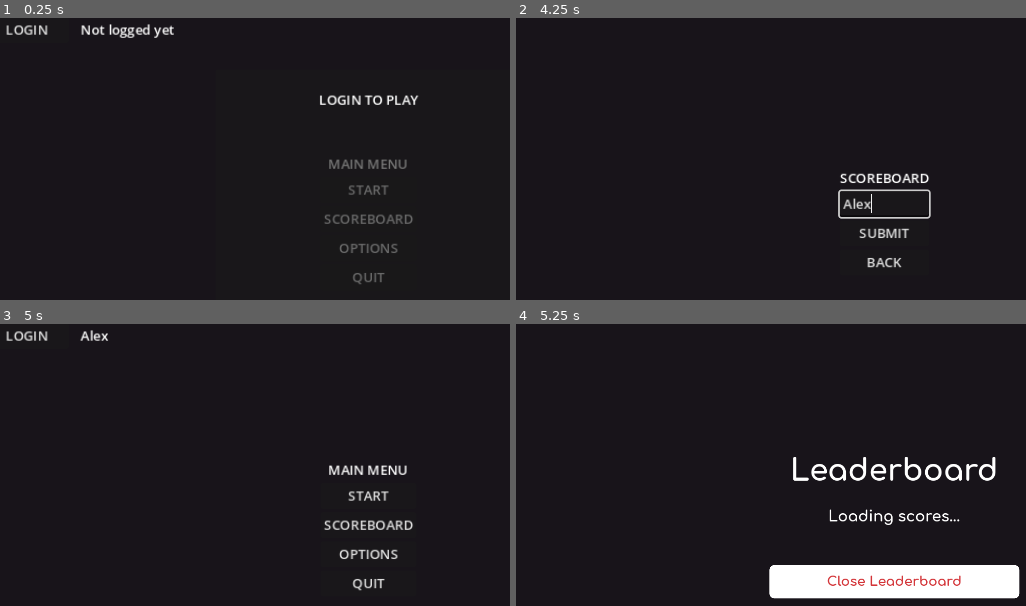
Above: before the commit, frames 1-4 (two rows, left to right).
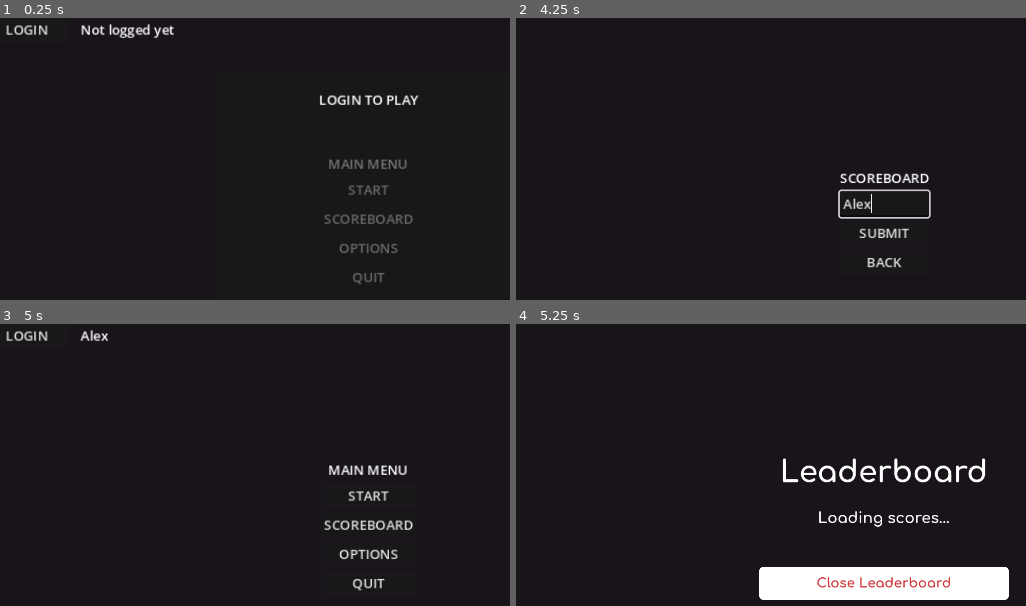
Above: after the commit, the same moments.

Repository: GabrielAlvarez-IESn1/TFG_Godot
Game: Godot game, scene res://Scenes/MainMenu.tscn
The game is run twice, just before and just after one commit, with the same random seed, the same clock (stepped at 60 frames per second) and the same inputs. The engine's default icon, where the game draws it, is replaced by a stand-in: a white triangle on a blue panel in a dark square.
Inputs (mouse positions are in pixels of both pictures, inside the frame that each line leads up to):
- Up to frame 1 (0.25 s): no input
- Up to frame 2 (4.25 s): click "START" at 0.5 s; click "START" at 1.25 s; click "SCOREBOARD" at 2 s; click "LOGIN" at 2.75 s; click (883, 204) at 3.52 s; type "Alex" at 3.6 s
- Up to frame 3 (5 s): click "SUBMIT" at 4.25 s
- Up to frame 4 (5.25 s): click "SCOREBOARD" at 5 s

Frames 1-3 are identical in both runs. In frame 4, 4.2% of the frame differs, in the area x 47-99%, y 47-98%.

Commit message:
ALL sound system added

Diff:
--- a/Menus/WinMenu.tscn
+++ b/Menus/WinMenu.tscn
@@ -21,11 +21,16 @@
 grow_vertical = 2
 
 [node name="VBoxContainer" type="VBoxContainer" parent="."]
-layout_mode = 2
-offset_left = 424.0
-offset_top = 206.0
-offset_right = 536.0
-offset_bottom = 334.0
+layout_mode = 1
+anchors_preset = 8
+anchor_left = 0.5
+anchor_top = 0.5
+anchor_right = 0.5
+anchor_bottom = 0.5
+offset_left = -57.5
+offset_top = -87.0
+offset_right = 57.5
+offset_bottom = 87.0
 grow_horizontal = 2
 grow_vertical = 2
 size_flags_horizontal = 4
--- a/Prefabs/Player.tscn
+++ b/Prefabs/Player.tscn
@@ -521,7 +521,7 @@
 sprite_frames = SubResource("SpriteFrames_0y456")
 animation = &"Spawn"
 autoplay = "Idle"
-frame = 13
+frame = 2
 
 [node name="CollisionShape2D" type="CollisionShape2D" parent="." groups=["Player"]]
 visible = false
--- /dev/null
+++ b/Scenes/audio_player.tscn
@@ -0,0 +1,6 @@
+[gd_scene load_steps=2 format=3 uid="uid://dopnwt7ny1pvc"]
+
+[ext_resource type="Script" path="res://Scripts/audio_player.gd" id="1_pmgk6"]
+
+[node name="AudioPlayer" type="AudioStreamPlayer"]
+script = ExtResource("1_pmgk6")
--- a/Scripts/CrystalController.gd
+++ b/Scripts/CrystalController.gd
@@ -1,8 +1,13 @@
 class_name CrystalController
 extends Area2D
 
+@onready var impact_hit_fx = preload("res://Audio/impact_hit.mp3")
+@onready var crystal_pickup_fx = preload("res://Audio/crystal_brake.mp3")
+
 func take_crystal():
 	GlobalSignals.crystal_taken.emit(self.get_crystal_type())
+	AudioPlayer.play_FX(impact_hit_fx)
+	AudioPlayer.play_FX(crystal_pickup_fx)
 	queue_free()
 
 func get_crystal_type() -> GlobalTypes.Crystals:
--- a/Scripts/MainMenu.gd
+++ b/Scripts/MainMenu.gd
@@ -3,6 +3,7 @@
 @onready var leaderboard_scene = preload("res://Addons/silent_wolf/Scores/Leaderboard.tscn")
 
 func _ready():
+	AudioPlayer.play_music_menu()
 	if GlobalData.player_logged_in:
 		$LoginBlocker.hide()
 		$Login/LoggedAs.text = GlobalData.player_data.name
--- a/Scripts/PlayerMovement.gd
+++ b/Scripts/PlayerMovement.gd
@@ -22,6 +22,11 @@
 
 var last_card_used = GlobalTypes.Cards.NONE
 var current_card = GlobalTypes.Cards.NONE
+
+@onready var fire_fx = preload("res://Audio/fire_ability.mp3")
+@onready var lightning_fx = preload("res://Audio/lightning_ability.mp3")
+@onready var plant_fx = preload("res://Audio/plant_ability.mp3")
+@onready var water_fx = preload("res://Audio/water_ability.mp3")
 
 func _ready():
 	# Default properties
@@ -114,8 +119,10 @@
 
 			match current_card:
 				GlobalTypes.Cards.FIRE:
+					AudioPlayer.play_FX(fire_fx)
 					velocity.y = JUMP_VELOCITY * 1.25
 				GlobalTypes.Cards.LIGHTNING:
+					AudioPlayer.play_FX(lightning_fx)
 					is_dashing = true
 					movement_speed -= 300
 					velocity.x = lerp(velocity.x, velocity.x * 100, 0.1)
@@ -123,11 +130,13 @@
 					movement_speed += 300
 					is_dashing = false
 				GlobalTypes.Cards.PLANT:
+					AudioPlayer.play_FX(plant_fx)
 					is_gliding = true
 					velocity.y = 0
 					await (get_tree().create_timer(1).timeout)
 					is_gliding = false
 				GlobalTypes.Cards.WATER:
+					AudioPlayer.play_FX(water_fx)
 					is_stomping = true
 					velocity.x = 0
 					velocity.y = 0
--- /dev/null
+++ b/Scripts/audio_player.gd
@@ -0,0 +1,33 @@
+extends AudioStreamPlayer
+
+const menu_music = preload("res://audio/menu_music.mp3")
+const level_music = preload("res://audio/level_music.mp3")
+
+var music_volume: float = -10.0
+var fx_volume: float = -10.0
+
+func _play_music(music: AudioStream):
+	if stream == music:
+		return
+
+	stream = music
+	volume_db = self.music_volume
+	play()
+
+func play_music_menu():
+	_play_music(menu_music)
+
+func play_music_level():
+	_play_music(level_music)
+
+func play_FX(fx_stream: AudioStream):
+	var fx_player = AudioStreamPlayer.new()
+	fx_player.stream = fx_stream
+	fx_player.name = "FX_PLAYER"
+	fx_player.volume_db = self.fx_volume
+	add_child(fx_player)
+	fx_player.play()
+
+	await fx_player.finished
+
+	fx_player.queue_free()
--- a/project.godot
+++ b/project.godot
@@ -25,6 +25,7 @@
 SilentWolf="*res://Addons/silent_wolf/SilentWolf.gd"
 GlobalSw="*res://Scripts/Globals/GlobalSW.gd"
 GlobalData="*res://Scripts/Globals/GlobalData.gd"
+AudioPlayer="*res://Scenes/audio_player.tscn"
 
 [display]
 
Not shown, changed: Addons/silent_wolf/Scores/Leaderboard.gd
Not shown, changed: Addons/silent_wolf/Scores/Leaderboard.tscn
Not shown, added: Audio/crystal_brake.mp3.import
Not shown, added: Audio/fire_ability.mp3.import
Not shown, added: Audio/impact_hit.mp3.import
Not shown, added: Audio/level_music.mp3.import
Not shown, added: Audio/lightning_ability.mp3.import
Not shown, added: Audio/menu_music.mp3.import
Not shown, added: Audio/plant_ability.mp3.import
Not shown, added: Audio/water_ability.mp3.import
Not shown, changed: Scenes/GameScene.tscn
Not shown, added: Audio/crystal_brake.mp3
(and 7 more such lines)
